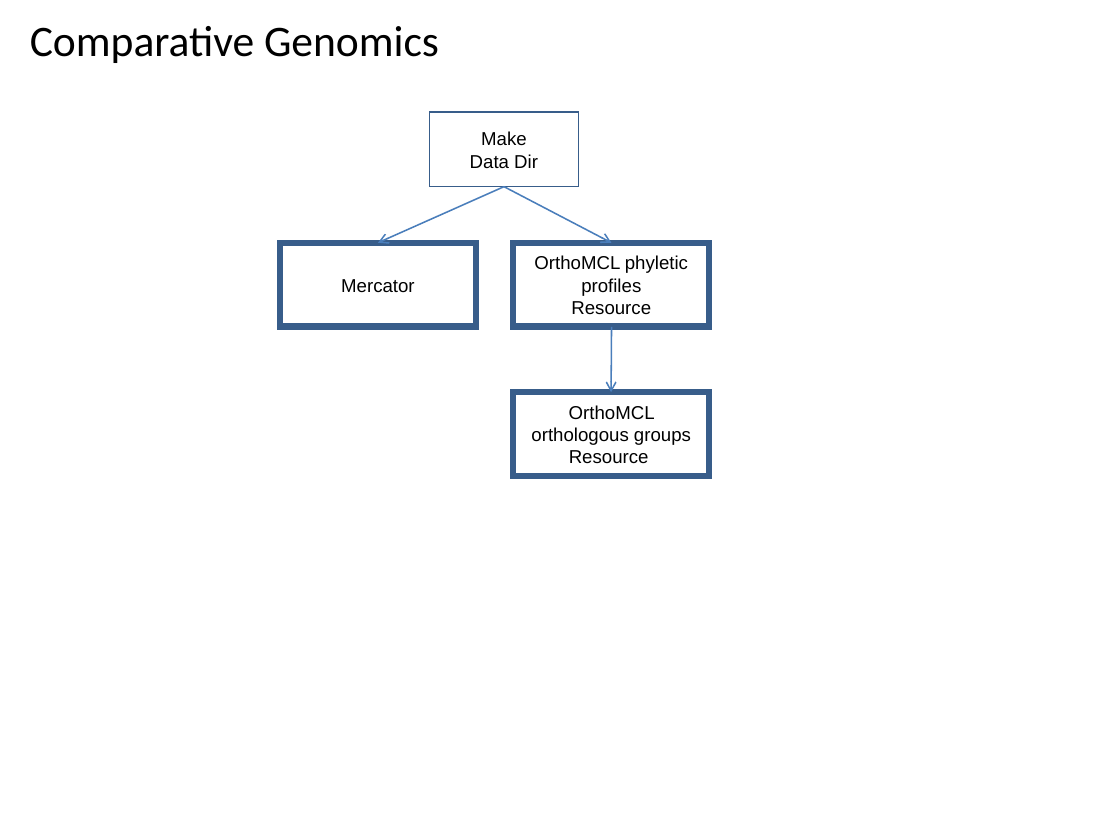
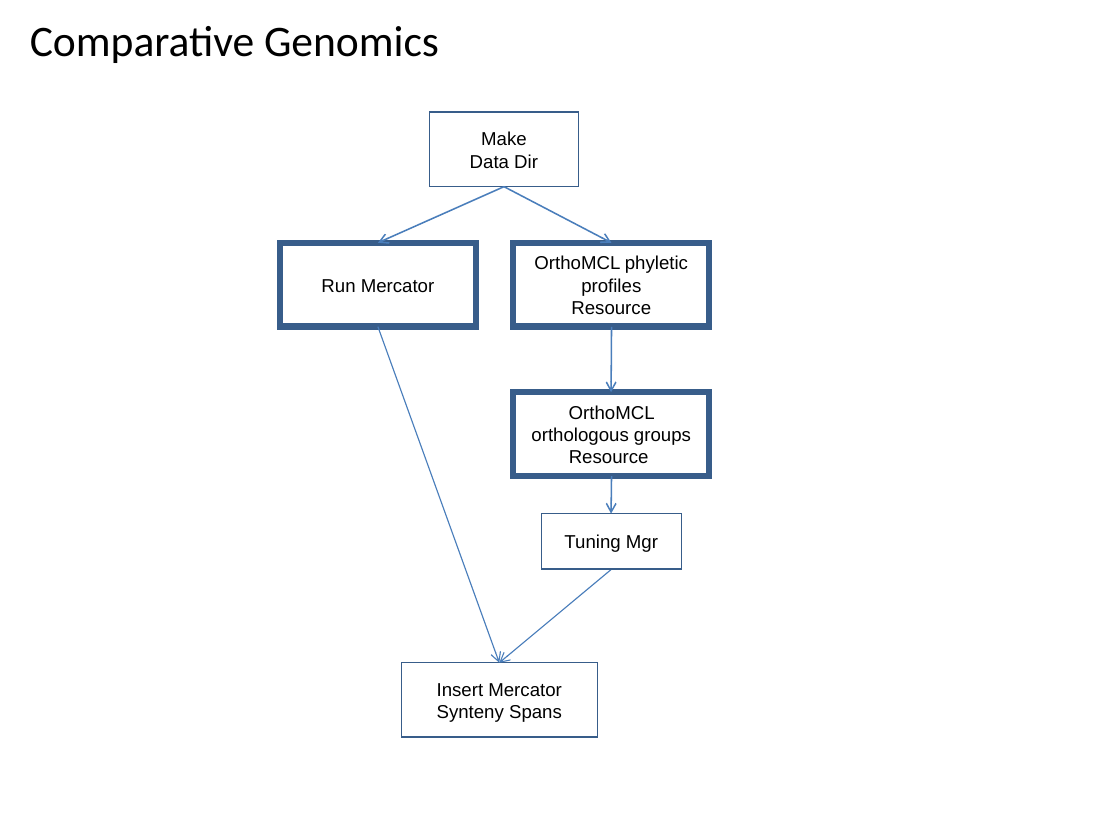
Before and after one commit to VEuPathDB/ApiCommonWorkflow, a slide deck: slide 33 of Main/doc/IntegratedWorkflow.ppt (slide 32 before the commit). Drawn at 1120x840 pixels with LibreOffice and Linux fonts; fonts in the diff are those of the drawing. Boxes give left, top, right and bottom in pixels: in the first picture for what was removed or moved away, otherwise in the second. Text is boxed around its words. In the diff, an @@ line names an element or a change of style, - is before the commit and + after.

```diff
--- a/Main/doc/IntegratedWorkflow.ppt
+++ b/Main/doc/IntegratedWorkflow.ppt
@@ text in rectangle at [321,279,434,293]: text changed @@
-Mercator
+Run Mercator
@@ arrow added from (377, 327) to (500, 663), #4A7EBB 0.74 pt @@
@@ arrow added from (612, 476) to (612, 514), #4A7EBB 0.99 pt @@
@@ rectangle added at [541,513,681,569], fill #FFFFFF, outline #385D8A 0.99 pt, 12 pt, text #000000 @@
+Tuning Mgr
@@ arrow added from (612, 569) to (500, 663), #4A7EBB 0.74 pt @@
@@ rectangle added at [401,663,597,738], outline #385D8A 0.99 pt, 12 pt, text #000000 @@
+Insert Mercator Synteny Spans
```
Also in this commit, not shown: 11 other slides changed, 3 slides added, 2 slides removed.
